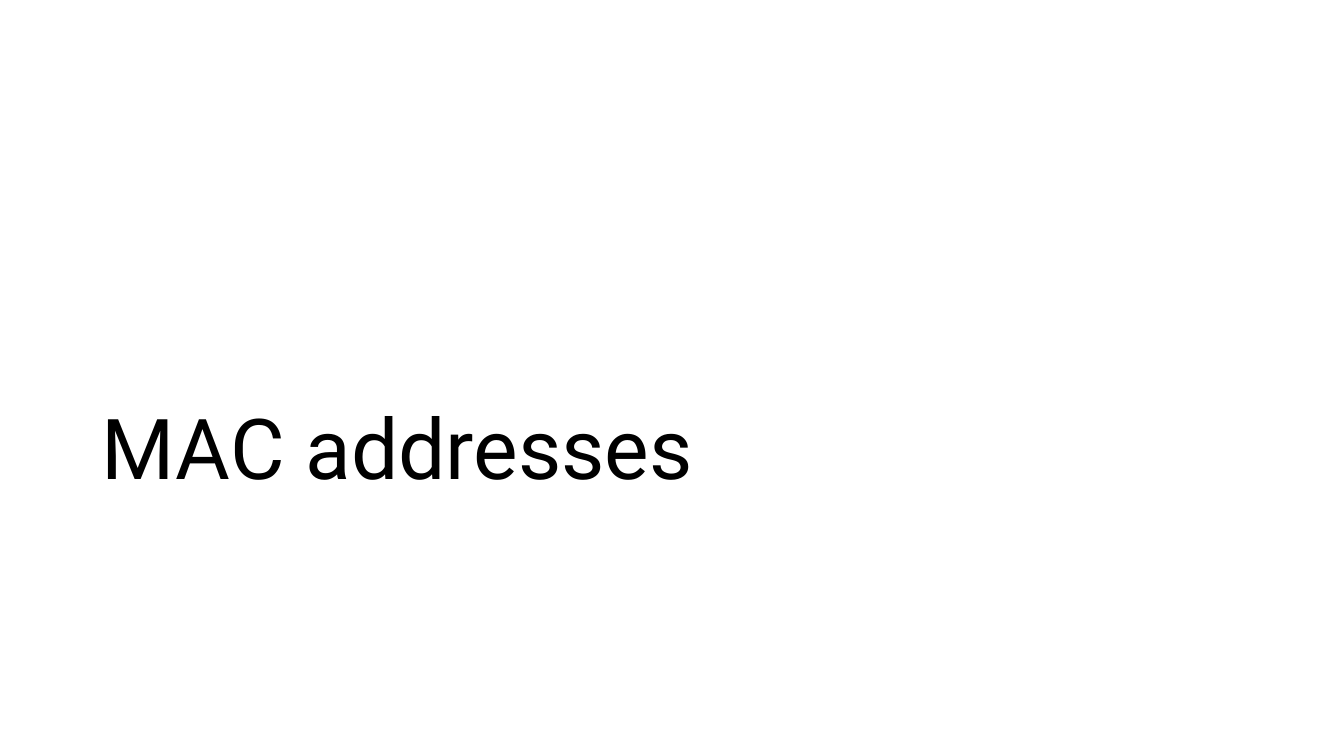
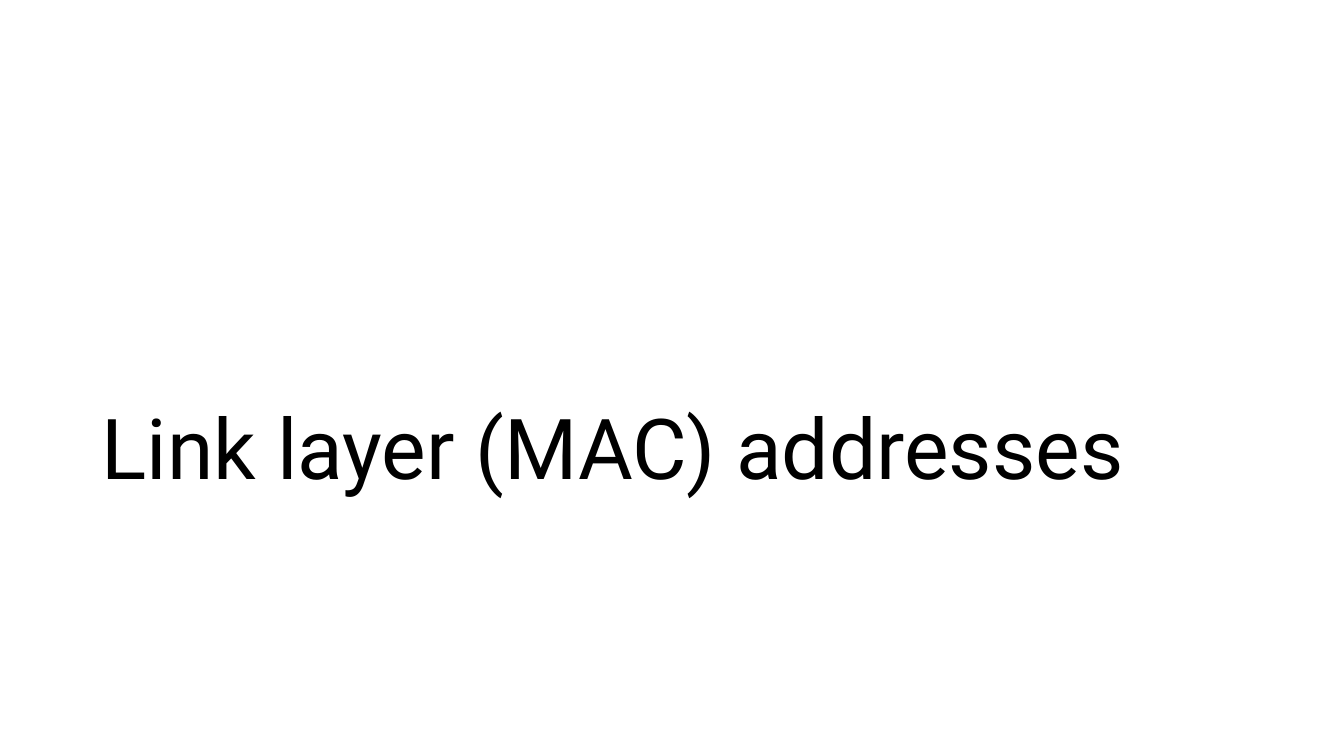
Before and after one commit to ngsrinivas/coursegen, a slide deck: slide 7 of ex/352-S21/staging/352-S21/lectures/link-addressing-error-detection-correction.pptx. Drawn at 1344x756 pixels with LibreOffice and Linux fonts; fonts in the diff are those of the drawing. Boxes give left, top, right and bottom in pixels: in the first picture for what was removed or moved away, otherwise in the second. Text is boxed around its words. In the diff, an @@ line names an element or a change of style, - is before the commit and + after.

Commit message:
Add final version of link layer error detection/correction lecture;

```diff
--- a/ex/352-S21/staging/352-S21/lectures/link-addressing-error-detection-correction.pptx
+++ b/ex/352-S21/staging/352-S21/lectures/link-addressing-error-detection-correction.pptx
@@ title at (102,412,1123,498): text changed @@
-MAC addresses
+Link layer (MAC) addresses
```
Also in this commit, not shown: 10 other slides changed, 5 slides added, 1 slide removed, 3 other files.
